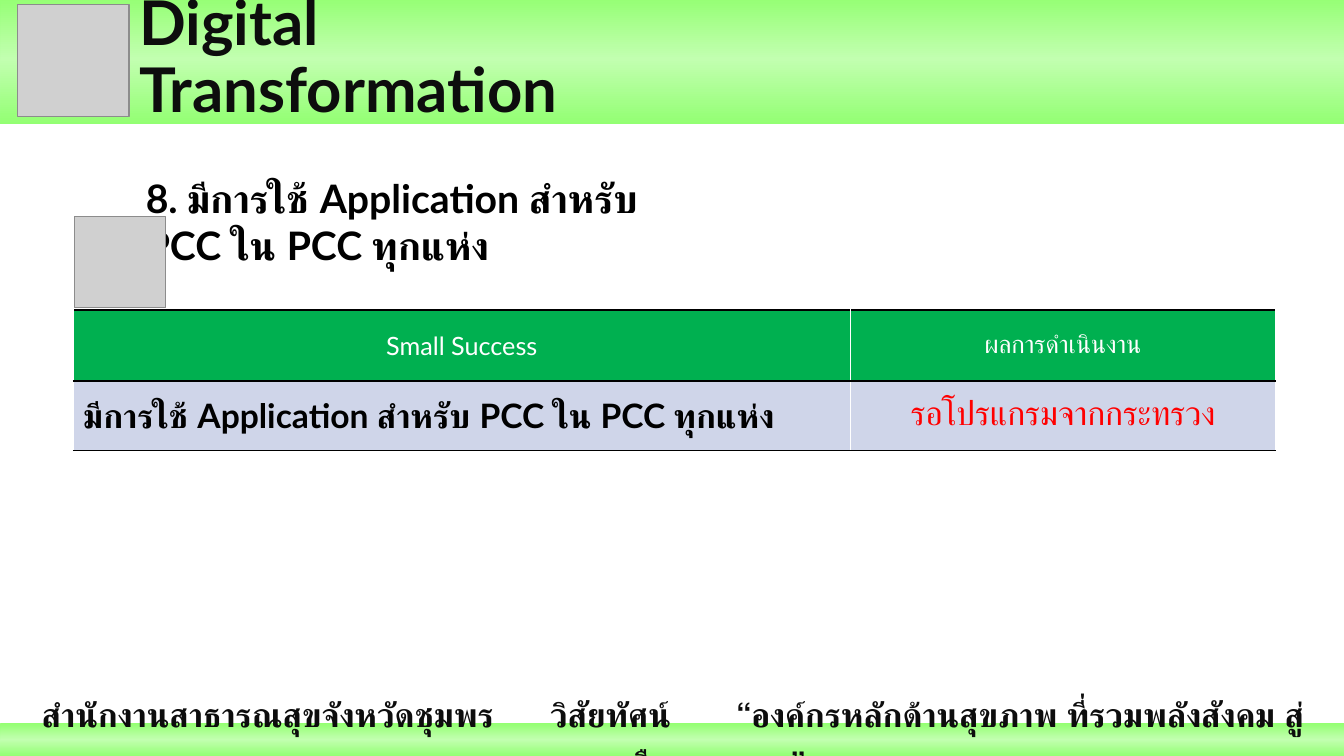
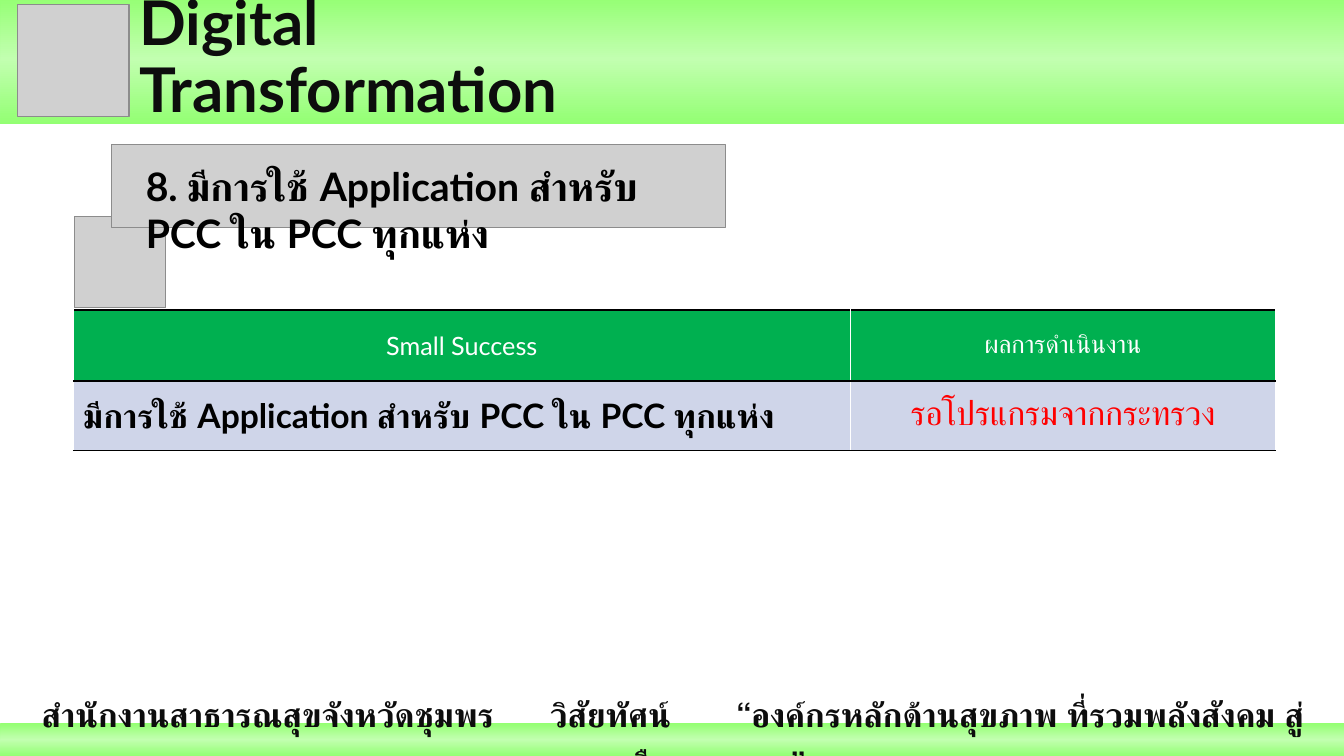
Before and after one commit to joblackpoc/Jobs_SSJ, a slide deck: slide 29 of นิเทศก์/Ready/รอส่งพี่กอบ/Poc_Mix_2_นิเทศก์ใหม่.pptx. Drawn at 1344x756 pixels with LibreOffice and Linux fonts; fonts in the diff are those of the drawing; grey boxes stand for pictures. Boxes give left, top, right and bottom in pixels: in the first picture for what was removed or moved away, otherwise in the second. Text is boxed around its words. In the diff, an @@ line names an element or a change of style, - is before the commit and + after.

```diff
--- a/นิเทศก์/Ready/รอส่งพี่กอบ/Poc_Mix_2_นิเทศก์ใหม่.pptx
+++ b/นิเทศก์/Ready/รอส่งพี่กอบ/Poc_Mix_2_นิเทศก์ใหม่.pptx
@@ picture added at box(111, 144, 725, 228) @@
@@ text "8. มีการใช้ Application สำหรับ PCC ...": place and size @@
-text "8. มีการใช้ Application สำหรับ PCC ..." at box(146, 182, 637, 271)
+text "8. มีการใช้ Application สำหรับ PCC ..." at box(146, 170, 637, 259)
```
Also in this commit, not shown: 13 other slides changed, 1 other file.
